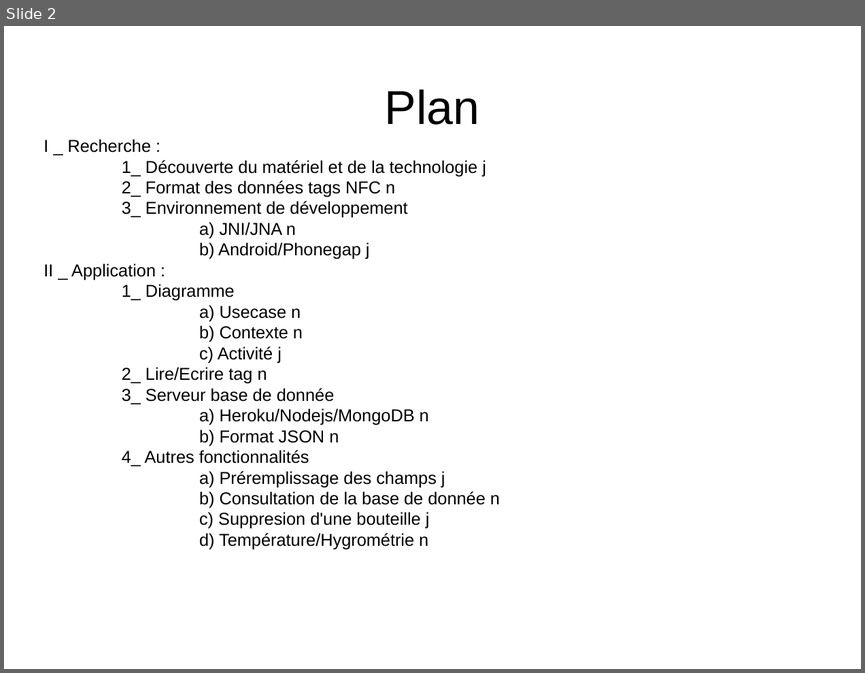
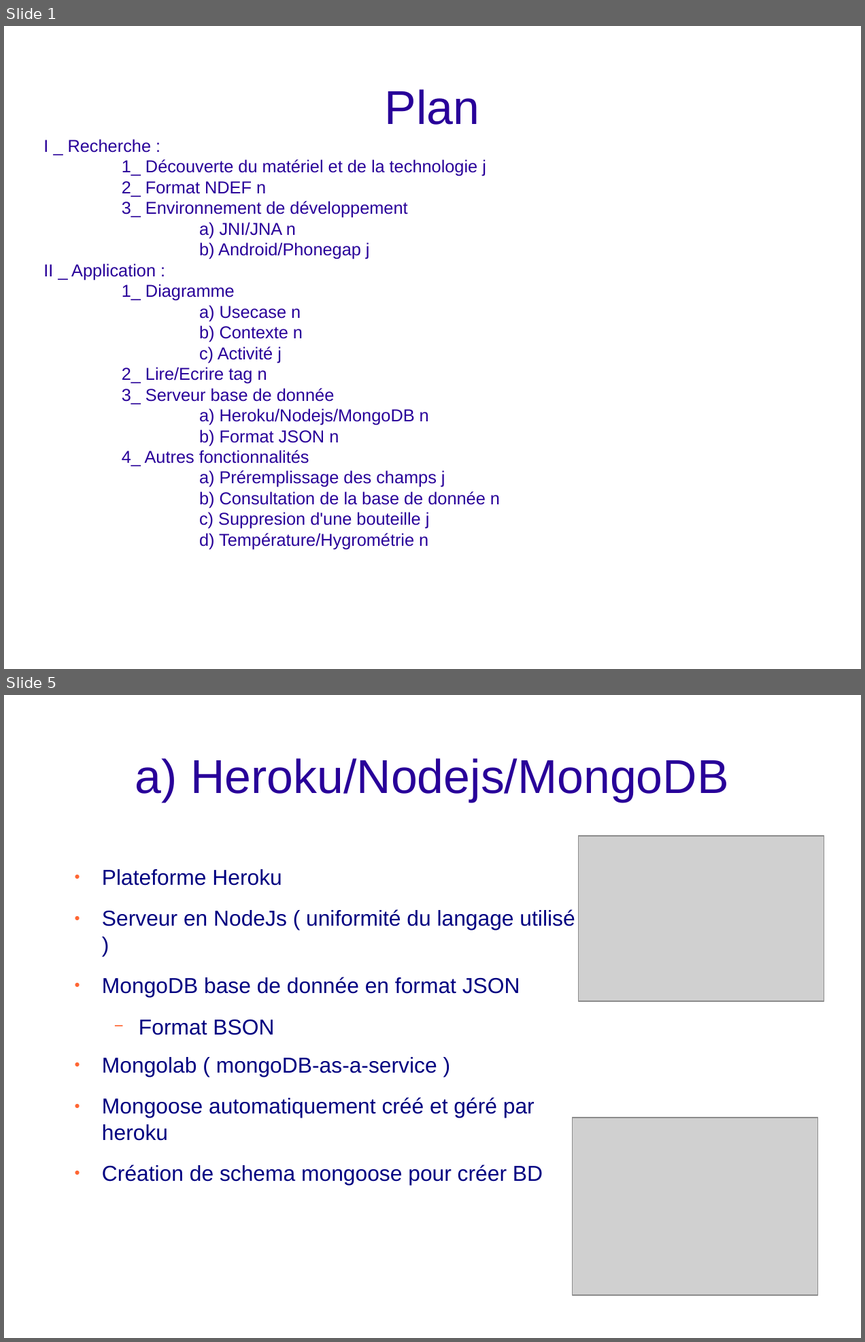
Before and after one commit to bigoud/e-cave, a slide deck: Presentation.odp. Shown one above the other, each under a label of ours: slide 2 before the commit, slides 1 and 5 after it; the slides between them are not shown. The pictures are 865x673 and 865x1342 pixels, drawn with LibreOffice and Linux fonts; fonts in the diff are those of the drawing; grey boxes stand for pictures; background and template pictures are left out. Boxes give left, top, right and bottom in pixels: in the first picture for what was removed or moved away, otherwise in the second. Text is boxed around its words. In the diff, an @@ line names an element or a change of style, - is before the commit and + after.

```diff
--- a/Presentation.odp
+++ b/Presentation.odp
@@ slide 5 added at (x1=4, y1=695, x2=861, y2=1338), background picture (left out) @@
@@ title added at (x1=135, y1=758, x2=729, y2=802), 44 pt, text #280099 @@
+a) Heroku/Nodejs/MongoDB
@@ picture added at (x1=579, y1=836, x2=824, y2=1001) @@
@@ text added at (x1=102, y1=869, x2=575, y2=1185), 20 pt, text #000080 @@
+● Plateforme Heroku
+● Serveur en NodeJs ( uniformité du langage utilisé )
+● MongoDB base de donnée en format JSON
+  − Format BSON
+● Mongolab ( mongoDB-as-a-service )
+● Mongoose automatiquement créé et géré par heroku
+● Création de schema mongoose pour créer BD
@@ picture added at (x1=572, y1=1117, x2=818, y2=1295) @@
@@ what was slide 2 is now slide 1 @@
@@ slide 1 changed as well @@
@@ title "Plan" at (x1=385, y1=89, x2=480, y2=125): text colour #000000 to #280099 @@
@@ subtitle "I _ Recherche :" moved from (x1=43, y1=160, x2=500, y2=549) to (x1=43, y1=139, x2=500, y2=549) @@
@@ subtitle at (x1=43, y1=139, x2=500, y2=549): text colour #000000 to #280099 @@
@@ subtitle at (x1=122, y1=181, x2=266, y2=197): text changed; text colour #000000 to #280099 @@
-2_ Format des données tags NFC n
+2_ Format NDEF n
```
Also in this commit, not shown: 7 other slides added, 1 slide removed.
